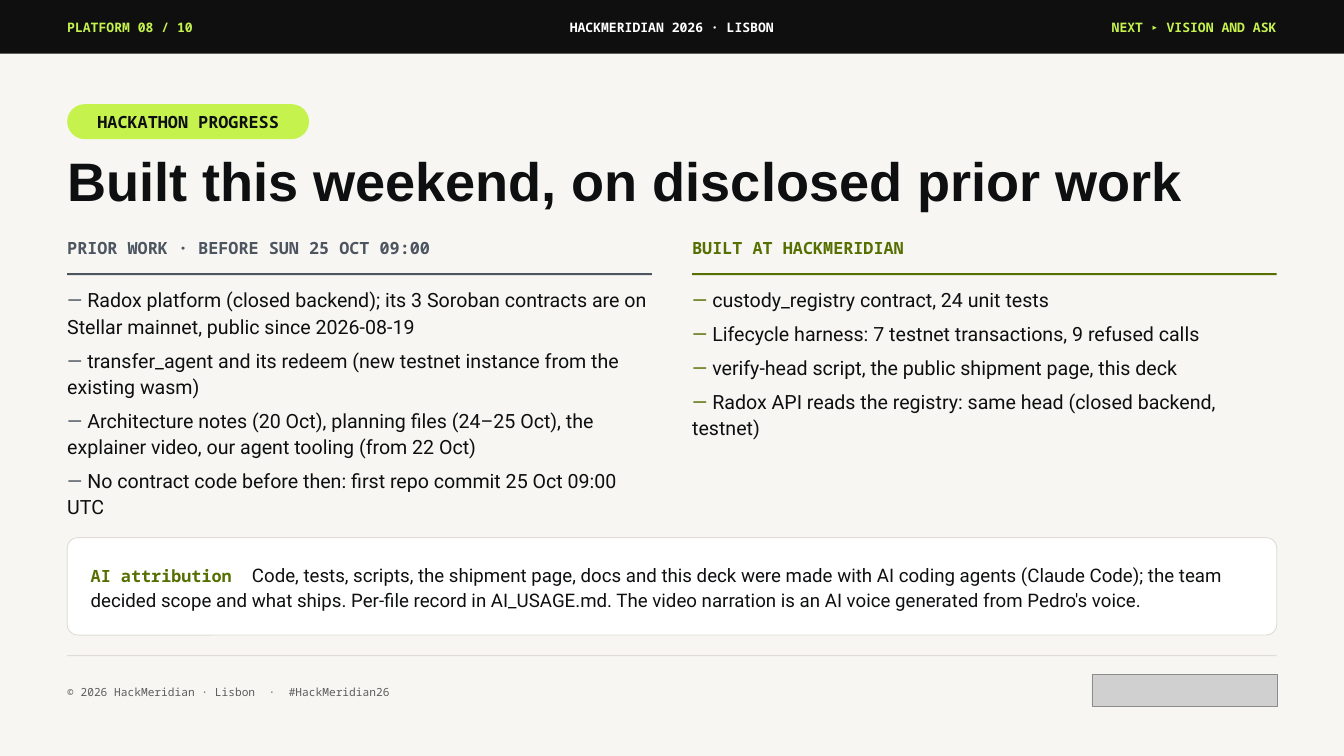
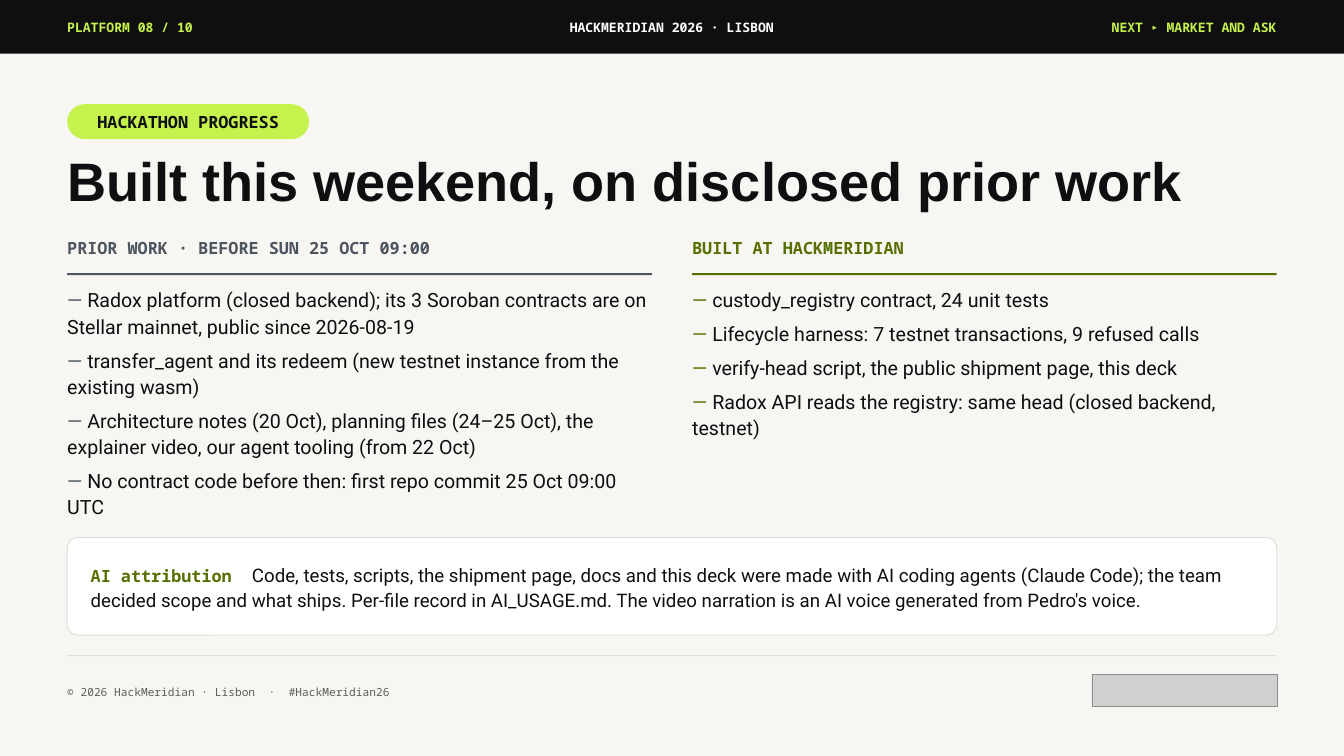
Before and after one commit to pwsaragossy/hackmeridian-cos, a slide deck: slide 8 of projects/hackmeridian-rail/deck/radox-custody-rail.pptx. Drawn at 1344x756 pixels with LibreOffice and Linux fonts; fonts in the diff are those of the drawing; grey boxes stand for pictures. Boxes give left, top, right and bottom in pixels: in the first picture for what was removed or moved away, otherwise in the second. Text is boxed around its words. In the diff, an @@ line names an element or a change of style, - is before the commit and + after.

```diff
--- a/projects/hackmeridian-rail/deck/radox-custody-rail.pptx
+++ b/projects/hackmeridian-rail/deck/radox-custody-rail.pptx
@@ text at (1112, 22, 1277, 32): text changed @@
-NEXT ▸ VISION AND ASK
+NEXT ▸ MARKET AND ASK
```
Also in this commit, not shown: 2 other slides changed, 3 other files.
